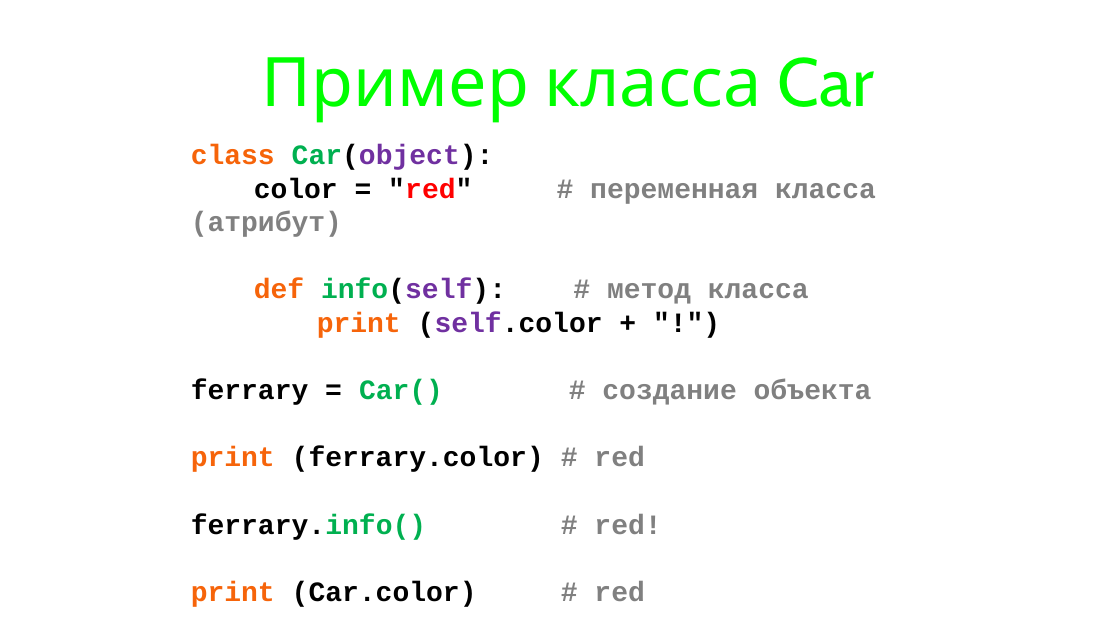
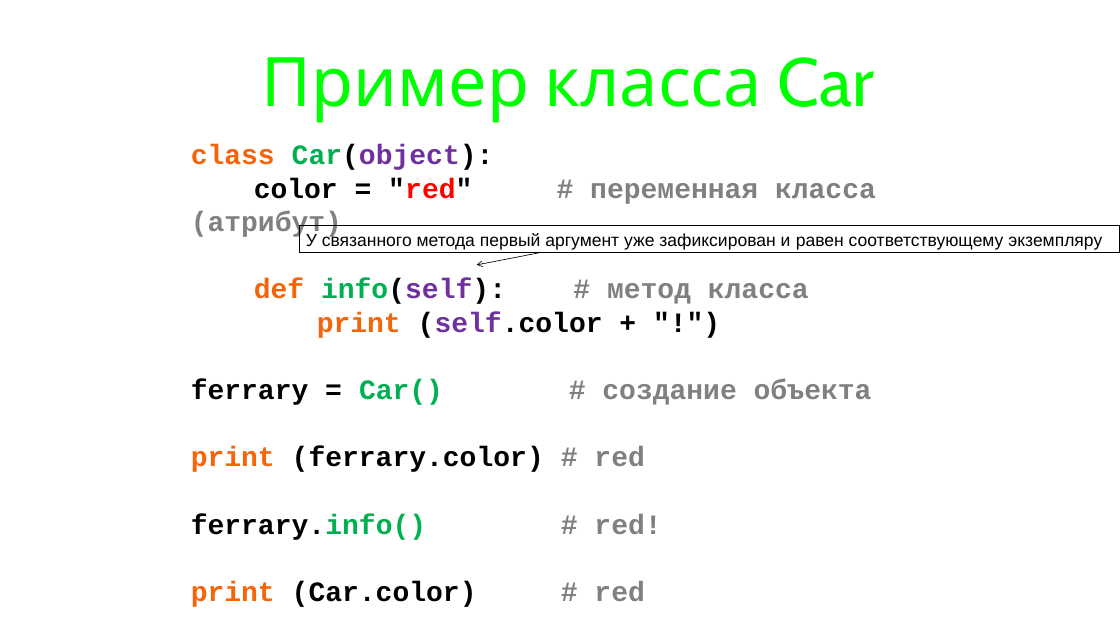
Before and after one commit to maxchv/LearnPython, a slide deck: slide 10 of week08/oop.pptx. Drawn at 1120x630 pixels with LibreOffice and Linux fonts; fonts in the diff are those of the drawing. Boxes give left, top, right and bottom in pixels: in the first picture for what was removed or moved away, otherwise in the second. Text is boxed around its words. In the diff, an @@ line names an element or a change of style, - is before the commit and + after.

```diff
--- a/week08/oop.pptx
+++ b/week08/oop.pptx
@@ rectangle added at <box>300,226,1120,253</box>, outline #000000 0.75 pt, 20 pt, text #000000 @@
+У связанного метода первый аргумент уже зафиксирован и равен соответствующему экземпляру
@@ arrow added from (539, 253) to (477, 265), #000000 0.75 pt @@
```
Also in this commit, not shown: 3 slides added, 7 slides removed, 5 other files.
